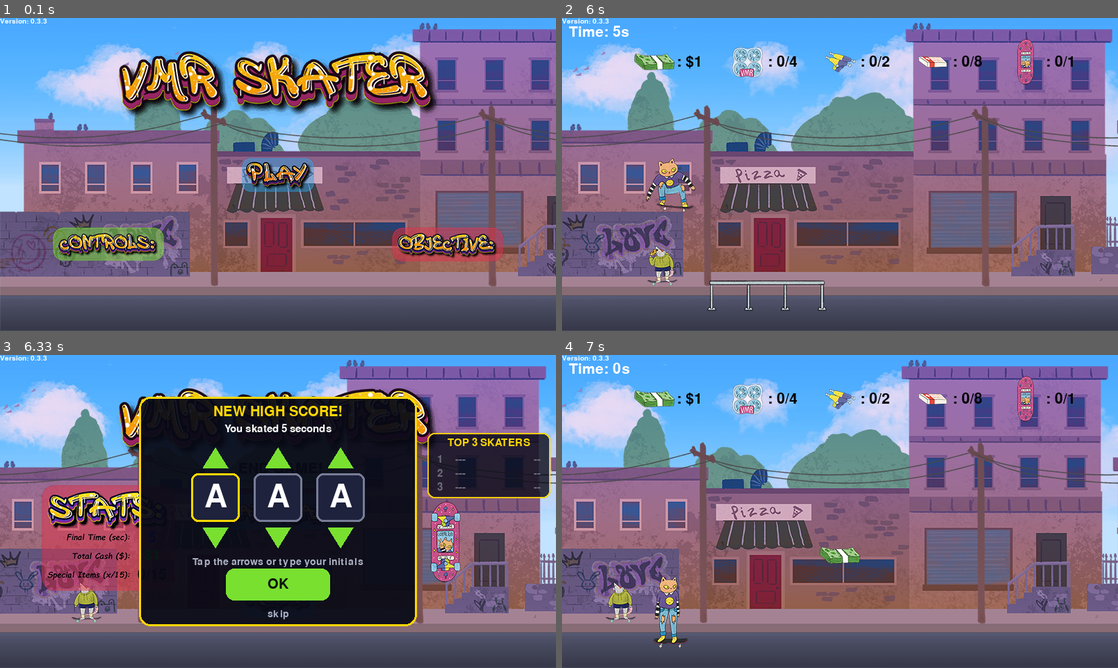
Above: before the commit, frames 1-4 (two rows, left to right).
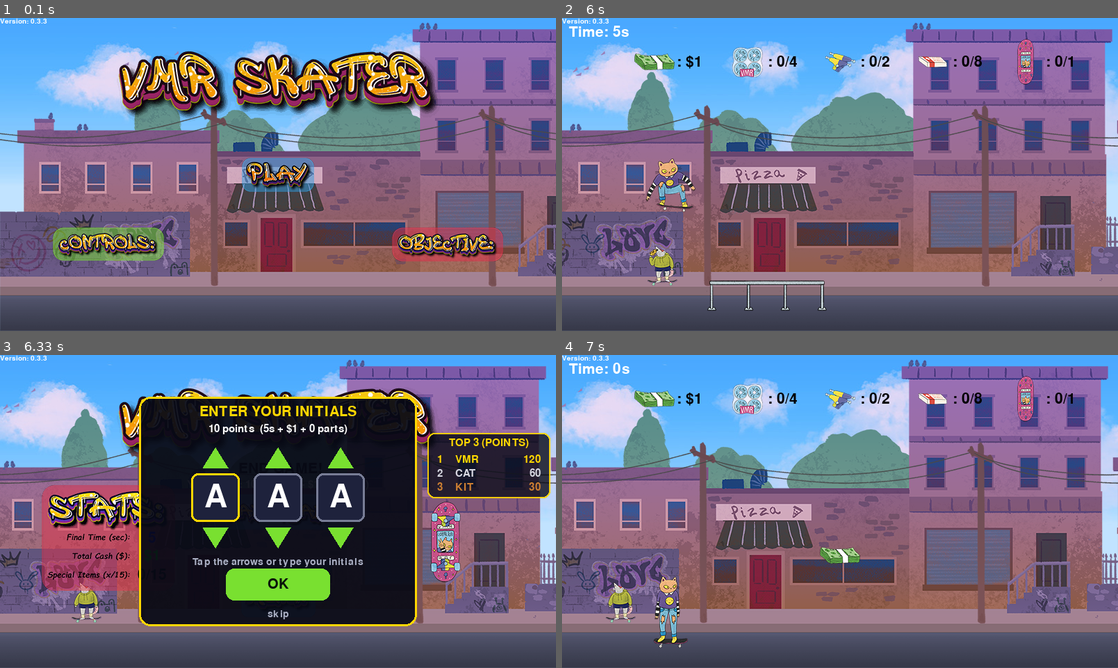
Above: after the commit, the same moments.

Repository: Loyalton/SkaterKittyPygame
Game: pygame game, started from main.py
The game is run twice, just before and just after one commit, with the same random seed, the same clock (stepped at 60 frames per second) and the same inputs.
Inputs (mouse positions are in pixels of both pictures, inside the frame that each line leads up to):
- Up to frame 1 (0.1 s): no input
- Up to frame 2 (6 s): click (840, 174) at 0.38 s; hold D 0.67-1.13 s; move the mouse to (817, 187) at 0.7 s; hold W 1.17-1.47 s; move the mouse to (840, 193) at 1.2 s; tap Space at 1.23, 1.57, 1.87, 2.07, 2.37, 2.63, 2.97, 3.27, 3.8, 4.1, 4.87, 5.17, 5.37, 5.67 s; hold D 1.5-1.97 s; move the mouse to (895, 243) at 1.53 s; hold A 2-2.53 s; move the mouse to (667, 246) at 2.03 s; hold S 2.57-2.87 s; move the mouse to (1045, 284) at 2.6 s; hold A 2.9-3.3 s; move the mouse to (695, 58) at 2.93 s; hold D 3.73-4.37 s; move the mouse to (812, 255) at 3.77 s; hold A 4.8-5.27 s; move the mouse to (1051, 293) at 4.83 s; hold D 5.3-5.77 s; move the mouse to (762, 108) at 5.33 s
- Up to frame 3 (6.33 s): hold D from 6.13 s (still down); move the mouse to (472, 592) at 6.17 s; tap Space at 6.2 s
- Up to frame 4 (7 s): tap Space at 6.5 s; release D at 6.6 s; click "OK" at 6.68 s; tap Enter at 6.97 s

Frames 1-2 are identical in both runs. In frame 3, 1.6% of the frame differs, in the area x 36-98%, y 16-44%; in frame 4, nothing differs.

Commit message:
Version: 0.3.3 - performance
Version: 0.3.3 - performance + touch-screen release. mobile improvements

Diff:
--- a/main.py
+++ b/main.py
@@ -1020,7 +1020,7 @@
             if self.dispScoreBool == False:
                 self.finalscore = displayScore()
                 self.dispScoreBool = True
-                leaderboard.onRunEnd(self.finalscore)   # arcade top-3: asks for initials if needed
+                leaderboard.onRunEnd(self.finalscore, cash.cashcount, finalSpecialItemCount())   # arcade top-3: asks for initials if needed
             self.finalScoreText = renderText(textFont1, f'{self.finalscore}', "blue")
             self.finalScoreRect = self.finalScoreText.get_rect(center = (350*0.625, height-300*0.625))
             # screen.blit(finalScoreText, finalScoreRect)
@@ -1787,7 +1787,8 @@
 # you land on an obstacle in that time, stays engaged until you leave the obstacle. So a quick tap
 # before a rail works too, and if you don't land on anything the tap simply times out.
 # Keyboard players never see any of this.
-GRIND_GRACE_TICKS = 18          # 18 ticks = 0.3 s (set to 0 for strictly hold-to-grind)
+GRIND_GRACE_TICKS = 9           # 9 ticks = 0.15 s (set to 0 for strictly hold-to-grind)
+GRIND_SLIDE_TICKS = 8           # sliding from GRIND down to JUMP: grind switches off after this many ticks (0.13 s)
 PORTRAIT_MIN_EXTRA = 380        # least extra height (game pixels) under the zoomed game in portrait
 PORTRAIT_MAX_H = 1500           # tallest window we will ask for (keeps phones fast)
 PORTRAIT_ZOOM = 1.25            # upright phone: the game is shown this much bigger (1.0 = no zoom)
@@ -1866,10 +1867,16 @@
 # The first time someone finishes a run they are asked for initials; after that they are only asked
 # when the run makes the top 3 (their last initials are pre-filled). Other runs are logged silently.
 LEADERBOARD_URL = ""            # e.g. "https://script.google.com/macros/s/XXXX/exec"  ("" = this device only)
-LB_KEY = "skaterKittyBoard"
+LB_KEY = "skaterKittyBoard2"
 LB_FILE = "leaderboard.json"
 LB_MAX_PLAYS = 100              # how many past runs the local log keeps
-LB_MAX_SCORE = 5999             # anything above this is treated as a mistake / cheat
+LB_MAX_SCORE = 9999             # anything above this is treated as a mistake / cheat
+# Score (points) = seconds survived + CASH_POINTS per dollar + PART_POINTS per skate part, so just
+# letting the timer run is not enough to win. Change these to re-balance.
+CASH_POINTS = 5
+PART_POINTS = 20
+# The board starts with these three so it is easy to get on it (30 s, 1 min, 2 min worth of points).
+DEFAULT_TOP = [{"n": "VMR", "s": 120}, {"n": "CAT", "s": 60}, {"n": "KIT", "s": 30}]
 
 
 def cleanName(s):
@@ -1879,7 +1886,9 @@
 
 class Leaderboard():
     def __init__(self):
-        self.data = {"top": [], "last": "", "plays": [], "id": ""}
+        self.data = {"top": [dict(e) for e in DEFAULT_TOP], "last": "", "plays": [], "id": ""}
+        self.lastPoints = None
+        self.detail = ""
         self.remote = None            # top list from the shared board (None = not loaded)
         self.entering = False         # the initials pop-up is open
         self.letters = ["A", "A", "A"]
@@ -1923,7 +1932,9 @@
             pass
 
     def top3(self):
-        rows = self.remote if self.remote else self.data["top"]
+        rows = list(self.data["top"])
+        if self.remote:
+            rows = list(self.remote) + [dict(e) for e in DEFAULT_TOP]
         return sorted(rows, key=lambda e: -e["s"])[:3]
 
     def qualifies(self, score):
@@ -1970,11 +1981,14 @@
             self.fetchRemote()
 
     # ---------------- the run ended ----------------
-    def onRunEnd(self, scoreStr):
+    def onRunEnd(self, scoreStr, cashCount=0, partCount=0):
         try:
-            score = max(0, min(LB_MAX_SCORE, int(scoreStr)))
+            secs = int(scoreStr)
+            score = max(0, min(LB_MAX_SCORE, secs + CASH_POINTS * int(cashCount) + PART_POINTS * int(partCount)))
         except Exception:
             return
+        self.lastPoints = score
+        self.detail = "%ds + $%d + %d parts" % (secs, int(cashCount), int(partCount))
         self.hl = None
         self.pending = score
         if score <= 0:
@@ -2100,7 +2114,7 @@
     def draw(self, surf):
         r = self.boardRect
         surf.blit(self.boardBG, r.topleft)
-        head = renderText(self.fontHead, "TOP 3 SKATERS", (255, 215, 0))
+        head = renderText(self.fontHead, "TOP 3 (POINTS)", (255, 215, 0))
         surf.blit(head, head.get_rect(center=(r.centerx, r.y + 14)))
         colors = [(255, 215, 0), (215, 215, 225), (205, 127, 50)]
         rows = self.top3()
@@ -2112,7 +2126,7 @@
                 mine = (not hlDone) and self.hl is not None and (e["n"], e["s"]) == self.hl
                 hlDone = hlDone or mine
                 col = (121, 224, 48) if mine else colors[i]
-                rank, name, score = str(i + 1), e["n"], "%ds" % e["s"]
+                rank, name, score = str(i + 1), e["n"], "%d" % e["s"]
             else:
                 col = (110, 110, 125)
                 rank, name, score = str(i + 1), "---", "--"
@@ -2122,6 +2136,9 @@
             surf.blit(t1, (r.x + 14, y))
             surf.blit(t2, (r.x + 40, y))
             surf.blit(t3, (r.right - 14 - t3.get_width(), y))
+        if self.lastPoints is not None:
+            t = renderText(self.fontRow, "Your score: %d pts  (%s)" % (self.lastPoints, self.detail), (255, 255, 255))
+            surf.blit(t, t.get_rect(center=(width // 2, 186)))
         if self.entering:
             self.drawEntry(surf)
 
@@ -2132,7 +2149,7 @@
         title = "NEW HIGH SCORE!" if self.qualified else "ENTER YOUR INITIALS"
         t = renderText(self.fontMid, title, (255, 215, 0))
         surf.blit(t, t.get_rect(center=(cx, 82)))
-        t = renderText(self.fontRow, "You skated %d seconds" % self.pending, (255, 255, 255))
+        t = renderText(self.fontRow, "%d points  (%s)" % (self.pending, self.detail), (255, 255, 255))
         surf.blit(t, t.get_rect(center=(cx, 106)))
         blinkOn = (pg.time.get_ticks() // 350) % 2 == 0
         for i in range(3):
@@ -2251,7 +2268,7 @@
             y = dispH - 70 - padH
             self.left.build((60, y, 250, padH), 0.36, True, self.bigFont, 30)
             self.right.build((width - 60 - 250, y, 250, padH), 0.36, True, self.bigFont, 30)
-            self.panelHintRect = self.panelHint.get_rect(center=(width/2, ZOOM_H + 32))
+            self.panelHintRect = self.panelHint.get_rect(center=(width/2, ZOOM_H + 90))
         self.fingers.clear()
 
     # ---------------- input ----------------
@@ -2287,7 +2304,8 @@
         if pad is not None:
             rec["zone"] = pad.zone(y)
             if pad is self.right and rec["zone"] == "top":
-                rec["latched"] = True                  # GRIND stays on until this finger lifts
+                rec["latched"] = True                  # GRIND stays on while the thumb is on it ...
+                rec["slide"] = GRIND_SLIDE_TICKS       # ... and for a moment after it slides down to JUMP
                 self.armTicks = GRIND_GRACE_TICKS      # (a tap shorter than one frame still counts)
 
     def pointerUp(self, pid):
@@ -2319,6 +2337,14 @@
 
     def grindTick(self):
         """Once per 1/60 s game tick. True while the touch player counts as 'holding grind'."""
+        for rec in self.fingers.values():          # thumb slid from GRIND to JUMP: release grind shortly after
+            if rec["pad"] is self.right and rec["latched"] and rec["zone"] == "bottom":
+                rec["slide"] -= 1
+                if rec["slide"] <= 0:
+                    rec["latched"] = False
+                    self.grindHeld = any(f["latched"] for f in self.fingers.values())
+                    if not self.grindHeld:
+                        self.armTicks = 0
         if self.grindHeld:
             self.armTicks = GRIND_GRACE_TICKS
         elif self.armTicks > 0:
@@ -2348,7 +2374,7 @@
     def drawPanel(self, surface, top=0):
         """Portrait: the black control box under the game. Landscape bars: the two black side bars."""
         if self.mode == "portrait":
-            surface.fill(PANEL_COLOR, pg.rect.Rect(0, top, self.dispW, self.dispH - top))
+            drawRoad(surface, top)
             surface.blit(self.panelHint, self.panelHintRect)
         elif self.mode == "bars":
             for r in self.barRects:
@@ -2389,6 +2415,27 @@
 menuButtons = [playButton, playAgainButton, controlsButton, menuButton, objectiveButton]
 
 leaderboard = Leaderboard()
+
+# Portrait: the road at the bottom of the game picture carries on down behind the pads (fading to dark),
+# with lane dashes that scroll as the skater speeds up, so the whole screen looks like part of the game.
+roadCache = {}
+lanePos = 0.0
+def drawRoad(surface, top):
+    global lanePos
+    h = displayH - top
+    key = (top, displayH)
+    g = roadCache.get(key)
+    if g is None:
+        c = gameSurface.get_at((width // 2, height - 1))
+        g = pg.Surface((width, h)).convert()
+        for yy in range(h):
+            t = min(1.0, yy / 240.0)
+            g.fill(tuple(int(c[i] + (PANEL_COLOR[i] - c[i]) * t) for i in range(3)), (0, yy, width, 1))
+        roadCache[key] = g
+    surface.blit(g, (0, top))
+    lanePos = (lanePos + abs(player.dx) * PORTRAIT_ZOOM) % 160
+    for k in range(-1, 6):
+        surface.fill((205, 205, 215), (int(k * 160 - lanePos), top + 44, 70, 6))
 
 # frame state for the zoomed portrait view
 gameSurfaceBuf = None      # portrait only: offscreen 800x450 game picture
@@ -2438,6 +2485,13 @@
       if (window.__skHooked) return; window.__skHooked = 1; window.__skHidden = 0;
       function audio(on){ try { var c = Module.SDL2 && Module.SDL2.audioContext; if (c) { on ? c.resume() : c.suspend(); } } catch(e){} }
       function gone(){ window.__skHidden = 1; audio(false); }
+      var addL = window.addEventListener;
+      addL.call(window, 'beforeunload', function(){          // page is being left: go quiet, come back if they stay
+        audio(false);
+        setTimeout(function(){ if (!document.hidden && !window.__skHidden) audio(true); }, 1500);
+      });
+      try { window.onbeforeunload = null; } catch(e){}
+      window.addEventListener = function(t, f, c){ if (t === 'beforeunload') return; return addL.call(this, t, f, c); };
       document.addEventListener('visibilitychange', function(){ if (document.hidden) gone(); else audio(true); });
       window.addEventListener('pagehide', gone);
       window.addEventListener('message', function(e){ if (e.data === 'sk-leave') gone(); });
@@ -2621,6 +2675,7 @@
     global display, gameSurface, screen, displayW, displayH, barOffset, hudLayer, zoomSrc, zoomDest
     displayW, displayH, barOffset = newW, newH, newBar
     display = pg.display.set_mode((newW, newH))
+    roadCache.clear()
     if newH > height:
         # upright: the game is drawn on an offscreen 800x450 picture; the part we show is scaled up into
         # the top of the window (composePortrait), the score/collectibles layer goes on top unzoomed.
Not shown, changed: build/web/skaterkittypygame.apk
Not shown, changed: leaderboard_server.gs
